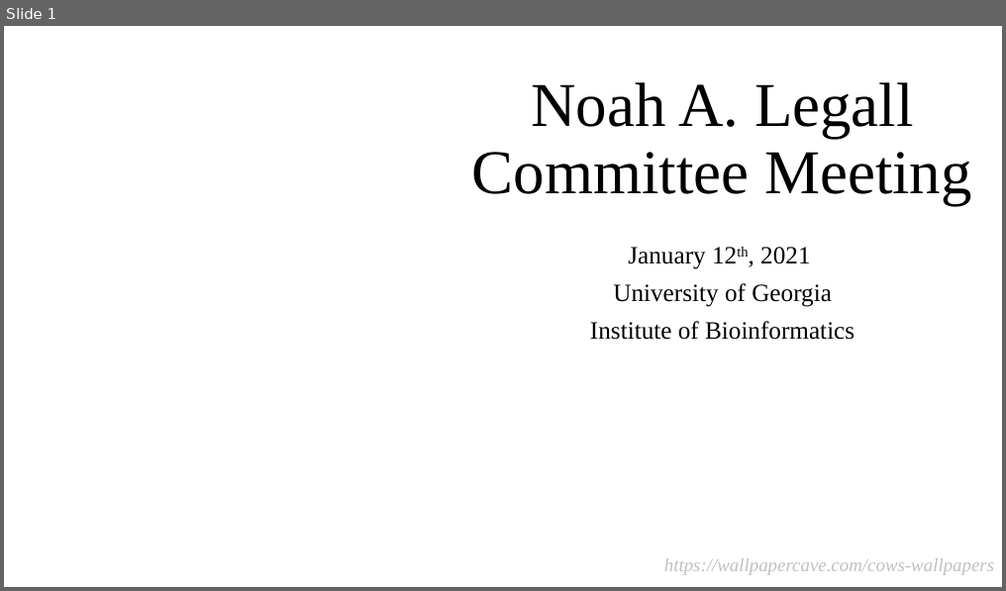
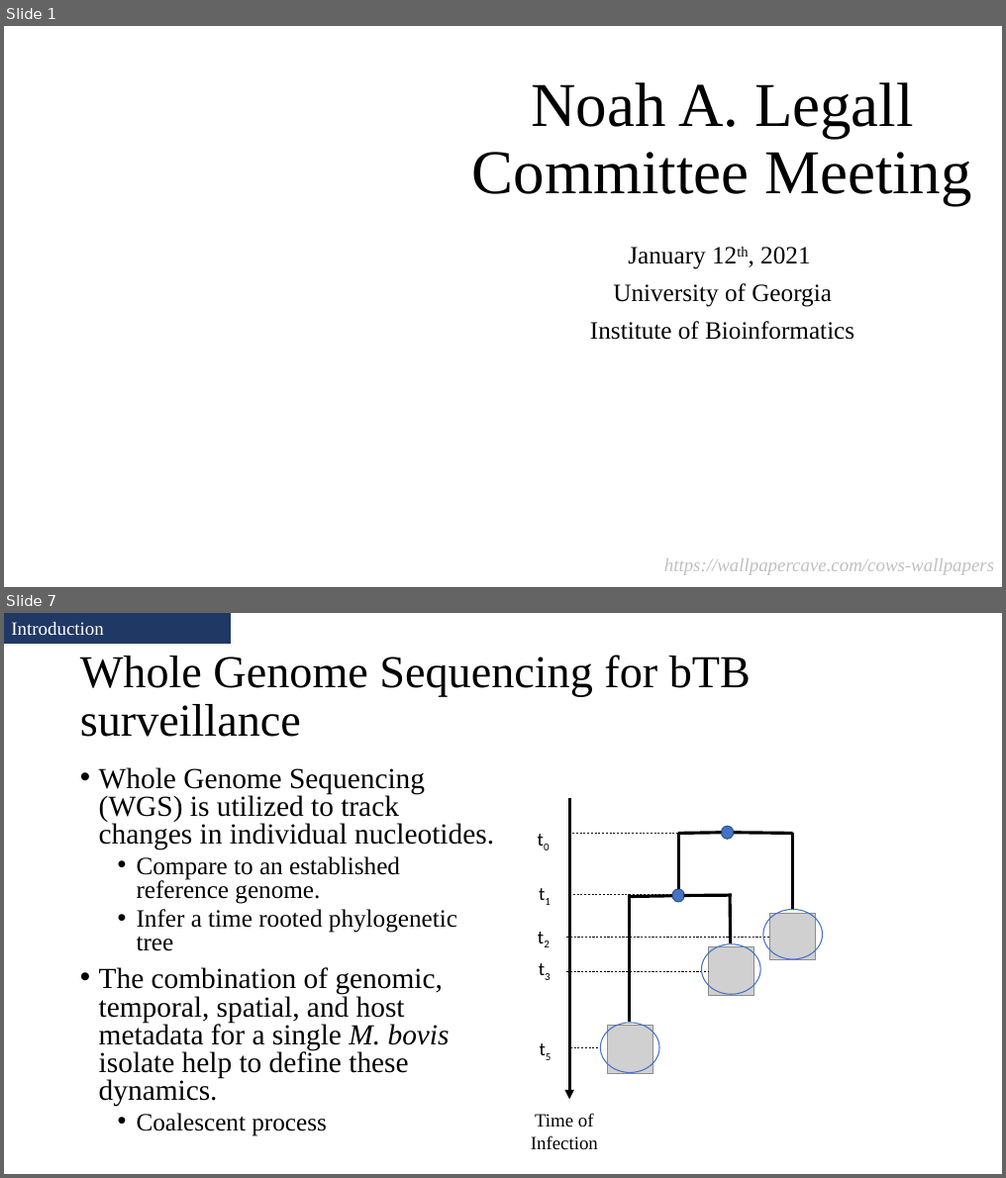
Before and after one commit to salvadorlab/Bovis-PangenomeOfReservoirs, a slide deck: Resources/2021_committeemeeting.pptx. Shown one above the other, each under a label of ours: slide 1 before the commit, slides 1 and 7 after it; the slides between them are not shown. The pictures are 1006x591 and 1006x1178 pixels, drawn with LibreOffice and Linux fonts; fonts in the diff are those of the drawing; grey boxes stand for pictures; background and template pictures are left out. Boxes give left, top, right and bottom in pixels: in the first picture for what was removed or moved away, otherwise in the second. Text is boxed around its words. In the diff, an @@ line names an element or a change of style, - is before the commit and + after.

```diff
--- a/Resources/2021_committeemeeting.pptx
+++ b/Resources/2021_committeemeeting.pptx
@@ slide 7 added at (4,613,1002,1174), background #FFFFFF @@
@@ rectangle added at (4,613,231,643), fill #203864, outline #203864 1 pt, 18 pt, text #FFFFFF @@
+Introduction
@@ title added at (80,655,750,737), 44 pt, text #000000 @@
+Whole Genome Sequencing for bTB surveillance
@@ text added at (99,767,494,1132), 28 pt, text #000000 @@
+• Whole Genome Sequencing (WGS) is utilized to track changes in individual nucleotides.
+  • Compare to an established reference genome.
+  • Infer a time rooted phylogenetic tree
+• The combination of genomic, temporal, spatial, and host metadata for a single M. bovis isolate help to define these dynamics.
+  • Coalescent process
@@ arrow added from (569, 798) to (569, 1100), #000000 3 pt @@
@@ text added at (531,824,563,854), 18 pt, text #000000 @@
+t0
@@ line added from (572, 833) to (724, 833), #000000 0.5 pt dashed @@
@@ line added from (678, 889) to (678, 833), #000000 3 pt @@
@@ line added from (721, 833) to (678, 833), #000000 3 pt @@
@@ ellipse added at (721,827,734,839), fill #4472C4, outline #325491 1 pt @@
@@ line added from (793, 833) to (734, 833), #000000 3 pt @@
@@ line added from (793, 909) to (793, 833), #000000 3 pt @@
@@ text added at (532,878,564,909), 18 pt, text #000000 @@
+t1
@@ line added from (569, 894) to (681, 894), #000000 0.5 pt dashed @@
@@ line added from (672, 896) to (629, 897), #000000 3 pt @@
@@ line added from (629, 1022) to (629, 894), #000000 3 pt @@
@@ ellipse added at (672,889,684,902), fill #4472C4, outline #325491 1 pt @@
@@ line added from (732, 895) to (684, 896), #000000 3 pt @@
@@ line added from (731, 944) to (731, 894), #000000 3 pt @@
@@ ellipse added at (763,909,823,959), outline #4472C4 1 pt @@
@@ text added at (531,922,563,952), 18 pt, text #000000 @@
+t2
@@ line added from (567, 937) to (770, 937), #000000 0.5 pt dashed @@
@@ picture added at (770,914,816,959) @@
@@ text added at (531,955,564,984), 18 pt, text #000000 @@
+t3
@@ ellipse added at (702,945,761,995), outline #4472C4 1 pt @@
@@ picture added at (709,947,754,995) @@
@@ line added from (567, 971) to (709, 971), #000000 0.5 pt dashed @@
@@ ellipse added at (601,1023,659,1073), outline #4472C4 1 pt @@
@@ picture added at (607,1026,653,1073) @@
@@ text added at (532,1034,564,1063), 18 pt, text #000000 @@
+t5
@@ line added from (570, 1048) to (601, 1048), #000000 0.5 pt dashed @@
@@ text added at (531,1113,598,1151), 18 pt, text #000000 @@
+Time of Infection
```
Also in this commit, not shown: 13 slides changed, 7 other slides added, 5 slides removed, 2 other files.
